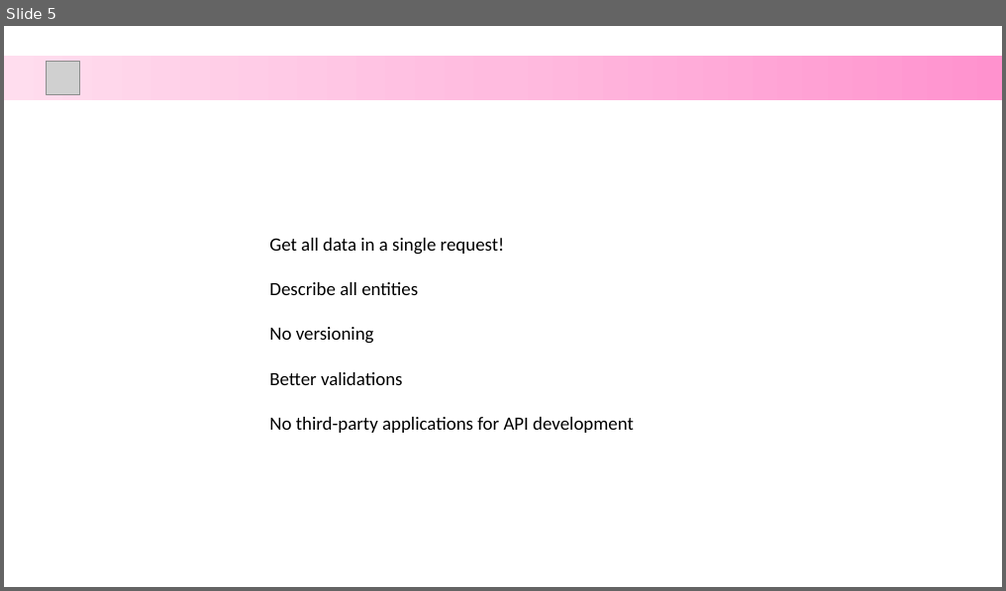
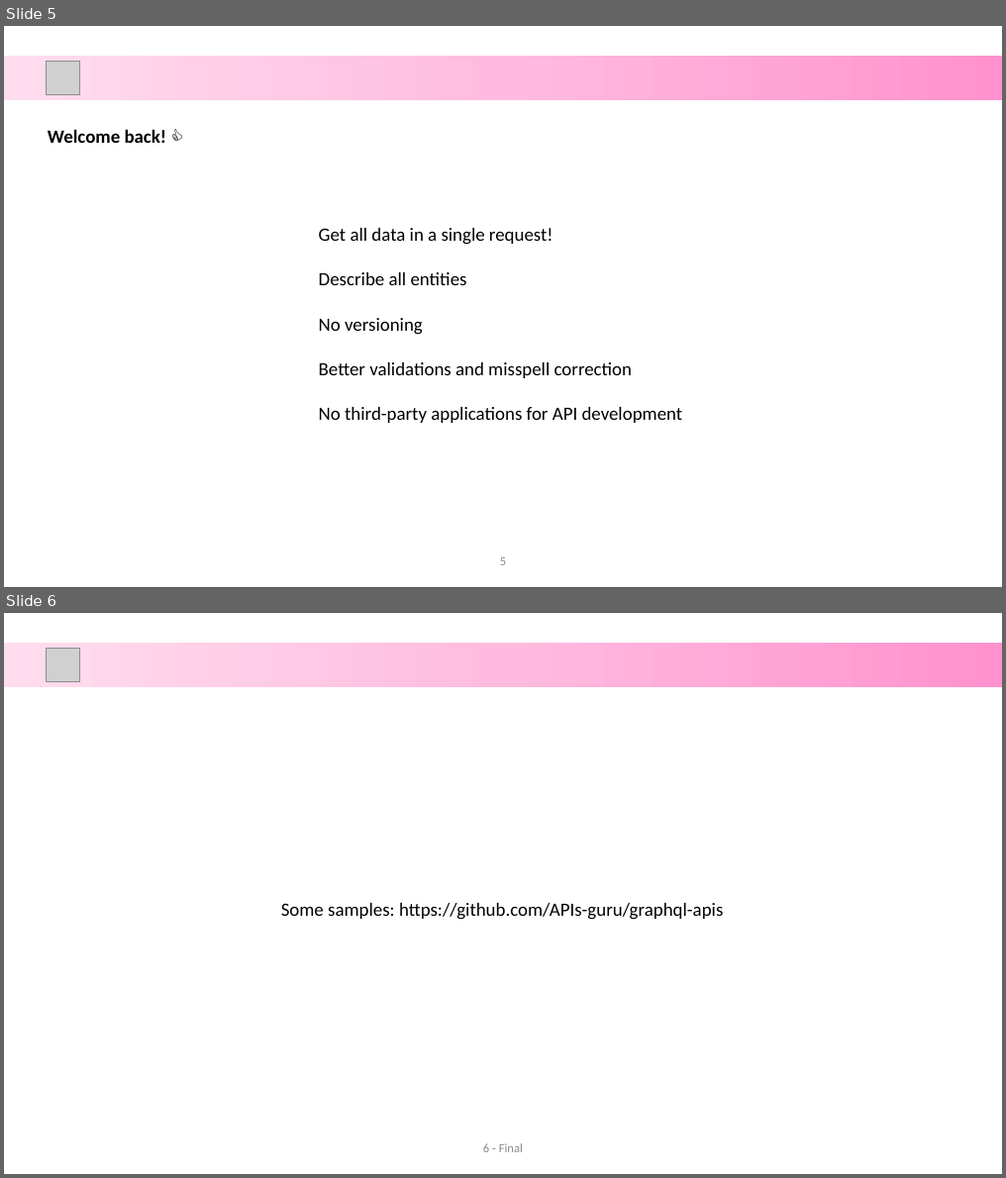
Before and after one commit to amindotb/graphql-warmup, a slide deck: GraphQL.pptx. Shown one above the other, each under a label of ours: slide 5 before the commit, slides 5 and 6 after it. The pictures are 1006x591 and 1006x1178 pixels, drawn with LibreOffice and Linux fonts; fonts in the diff are those of the drawing; grey boxes stand for pictures. Boxes give left, top, right and bottom in pixels: in the first picture for what was removed or moved away, otherwise in the second. Text is boxed around its words. In the diff, an @@ line names an element or a change of style, - is before the commit and + after.

```diff
--- a/GraphQL.pptx
+++ b/GraphQL.pptx
@@ slide 6 added at bbox=[4, 613, 1002, 1174], background #FFFFFF @@
@@ rounded rectangle added at bbox=[4, 642, 1002, 687], fill gradient #FF92CE to #FFBCDF to #FFDEEF @@
@@ picture added at bbox=[46, 648, 79, 681] @@
@@ text added at bbox=[281, 903, 723, 920], 18 pt, text #000000 @@
+Some samples: https://github.com/APIs-guru/graphql-apis
@@ text added at bbox=[483, 1144, 523, 1153], 12 pt, text #8C8C8C @@
+6 - Final
@@ slide 5 changed as well @@
@@ text added at bbox=[48, 129, 167, 143], 18 pt, text #000000, bold @@
+Welcome back! 👍
@@ text at bbox=[319, 228, 683, 423]: text changed @@
-Get all data in a single request!
-Describe all entities
-No versioning
-Better validations
-No third-party applications for API development
+Get all data in a single request!
+Describe all entities
+No versioning
+Better validations and misspell correction
+No third-party applications for API development
@@ text added at bbox=[500, 558, 506, 566], 12 pt, text #8C8C8C @@
+5
```
Also in this commit, not shown: 2 other slides changed, 2 other slides added, 2 slides removed, 1 other file.
